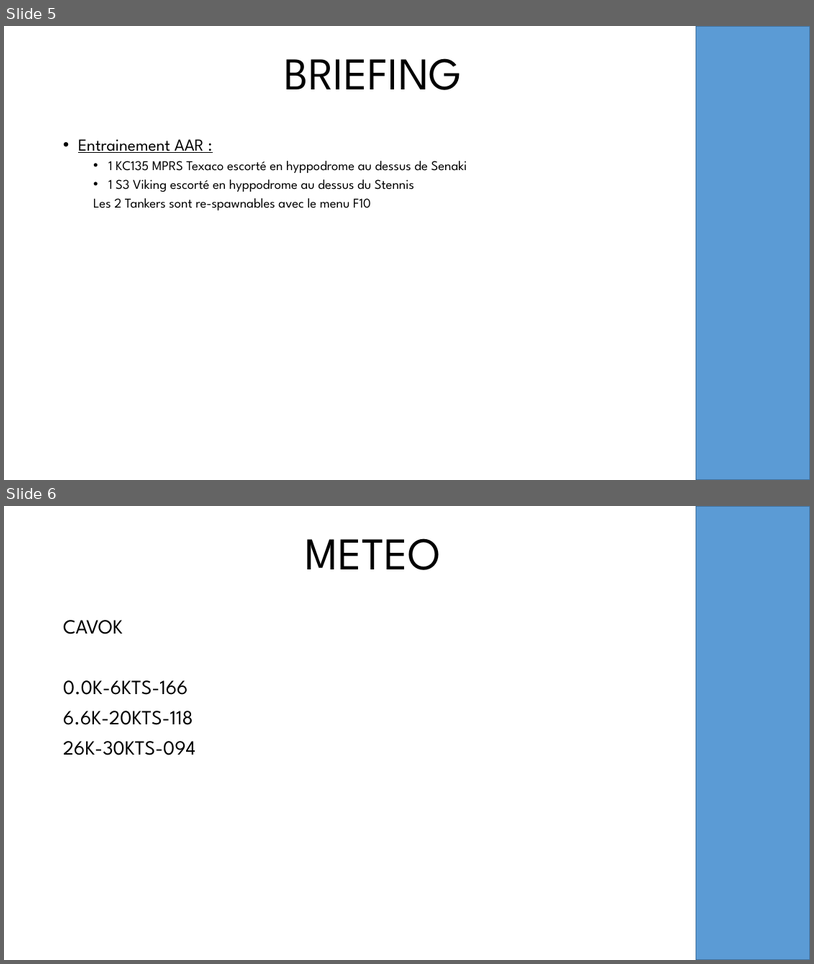
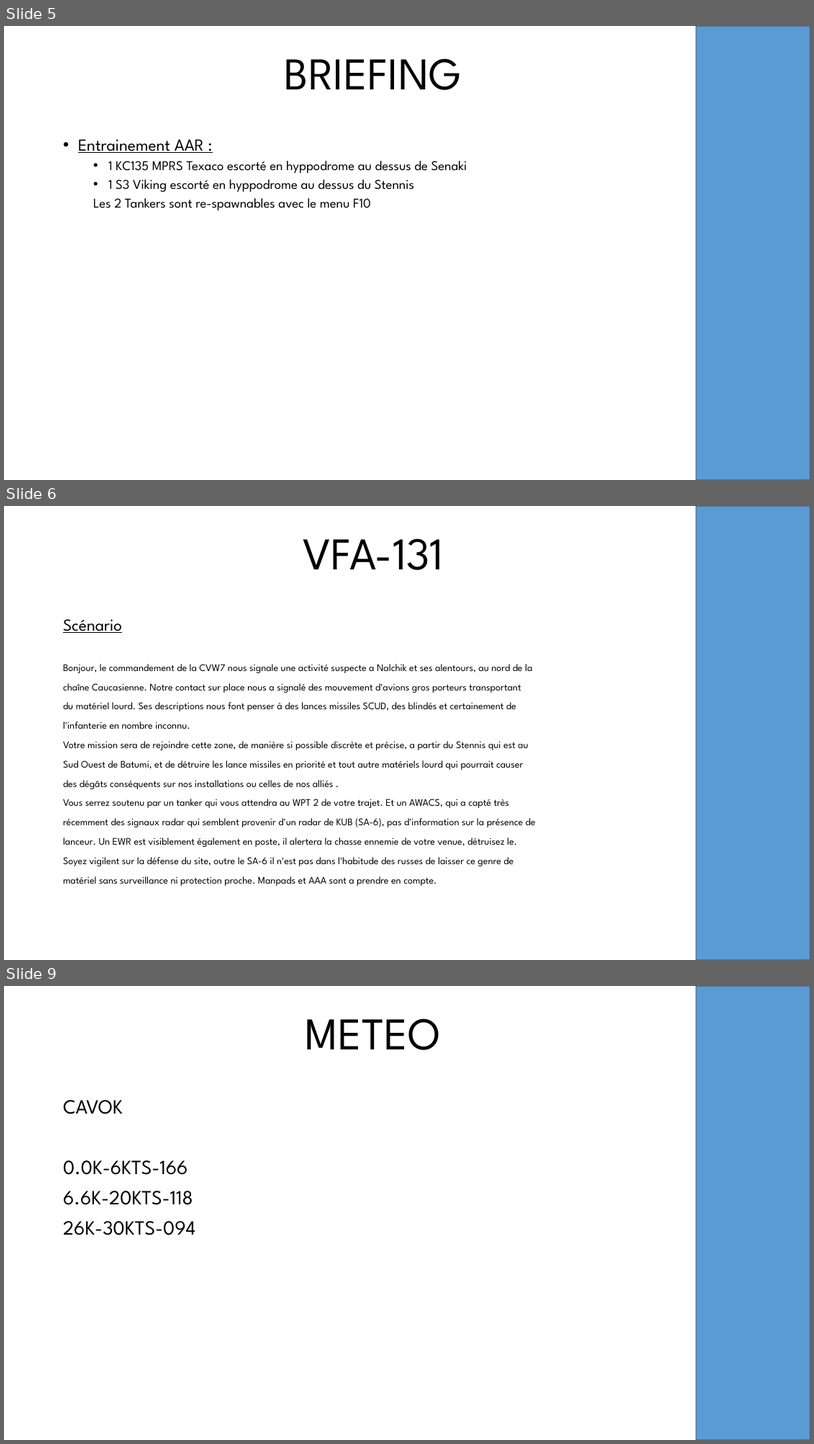
Before and after one commit to oufy-dcs-missions/jtff-missions, a slide deck: cvw7-qualification/briefing.pptx. Shown one above the other, each under a label of ours: slides 5 and 6 before the commit, slides 5, 6 and 9 after it; the slides between them are not shown. The pictures are 814x964 and 814x1444 pixels, drawn with LibreOffice and Linux fonts; fonts in the diff are those of the drawing; background and template pictures are left out. Boxes give left, top, right and bottom in pixels: in the first picture for what was removed or moved away, otherwise in the second. Text is boxed around its words. In the diff, an @@ line names an element or a change of style, - is before the commit and + after.

```diff
--- a/cvw7-qualification/briefing.pptx
+++ b/cvw7-qualification/briefing.pptx
@@ slide 6 added at [4,506,810,960], background picture (left out); not listed: 1 template element that a slide beside it also shows @@
@@ title added at [303,538,444,570], 54 pt, text #000000 @@
+VFA-131
@@ text added at [63,619,536,885], 12 pt, text #000000 @@
+Scénario
+Bonjour, le commandement de la CVW7 nous signale une activité suspecte a Nalchik et ses alentours, au nord de la
+chaîne Caucasienne. Notre contact sur place nous a signalé des mouvement d'avions gros porteurs transportant
+du matériel lourd. Ses descriptions nous font penser à des lances missiles SCUD, des blindés et certainement de
+l'infanterie en nombre inconnu.
+Votre mission sera de rejoindre cette zone, de manière si possible discrète et précise, a partir du Stennis qui est au
+Sud Ouest de Batumi, et de détruire les lance missiles en priorité et tout autre matériels lourd qui pourrait causer
+des dégâts conséquents sur nos installations ou celles de nos alliés .
+Vous serrez soutenu par un tanker qui vous attendra au WPT 2 de votre trajet. Et un AWACS, qui a capté très
+récemment des signaux radar qui semblent provenir d'un radar de KUB (SA-6), pas d'information sur la présence de
+lanceur. Un EWR est visiblement également en poste, il alertera la chasse ennemie de votre venue, détruisez le.
+Soyez vigilent sur la défense du site, outre le SA-6 il n'est pas dans l'habitude des russes de laisser ce genre de
+matériel sans surveillance ni protection proche. Manpads et AAA sont a prendre en compte.
@@ what was slide 6 is now slide 9 @@
```
Also in this commit, not shown: 1 slide changed, 2 other slides added, 2 other files.
